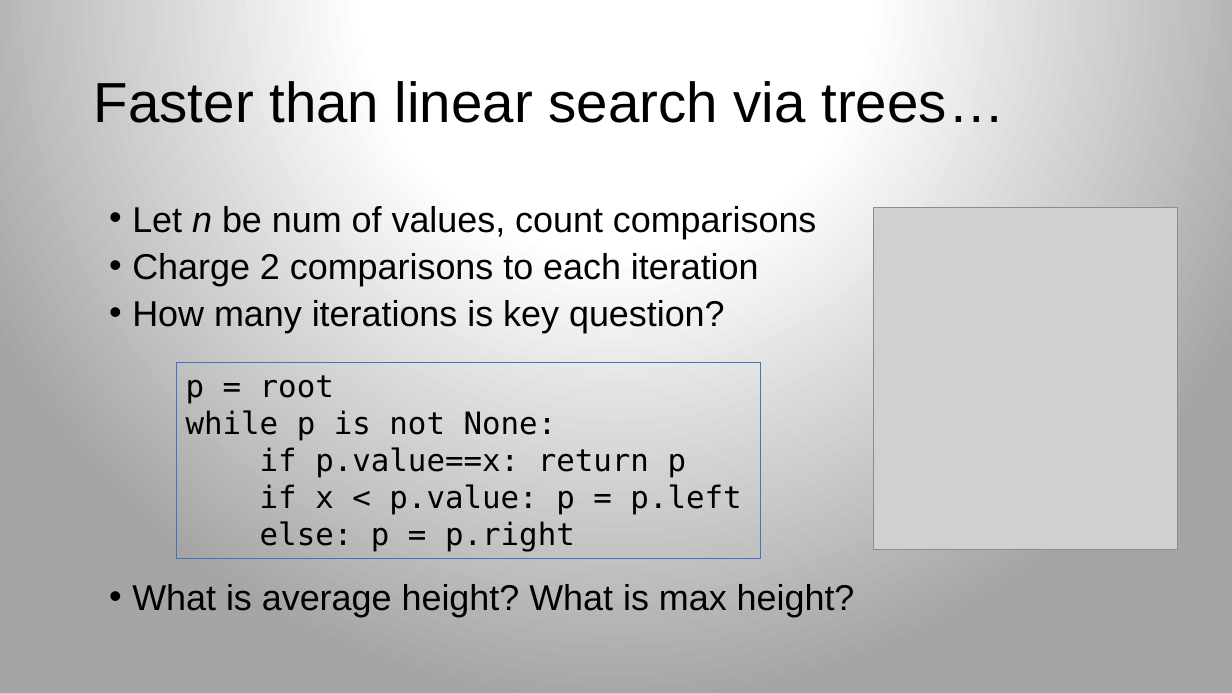
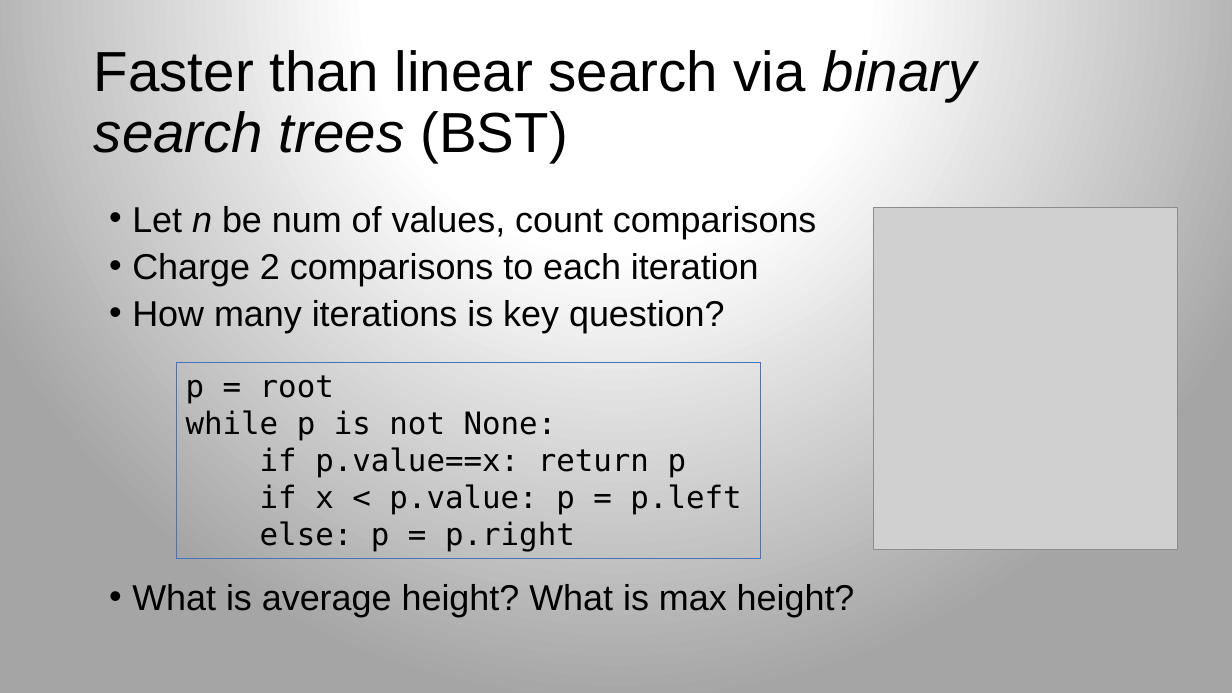
Before and after one commit to parrt/msds689, a slide deck: slide 19 of notes/complexity.pptx (slide 18 before the commit). Drawn at 1232x693 pixels with LibreOffice and Linux fonts; fonts in the diff are those of the drawing; grey boxes stand for pictures; background and template pictures are left out. Boxes give left, top, right and bottom in pixels: in the first picture for what was removed or moved away, otherwise in the second. Text is boxed around its words. In the diff, an @@ line names an element or a change of style, - is before the commit and + after.

```diff
--- a/notes/complexity.pptx
+++ b/notes/complexity.pptx
@@ title at (x1=94, y1=50, x2=977, y2=163): text changed @@
-Faster than linear search via trees…
+Faster than linear search via binary search trees (BST)
```
Also in this commit, not shown: 4 other slides changed, 6 slides added, 3 other files.
